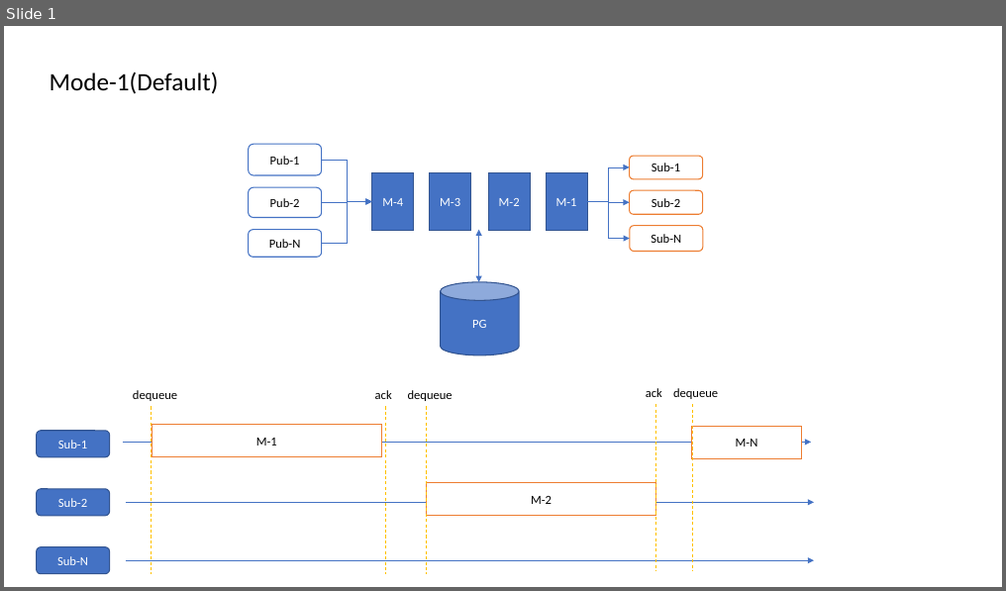
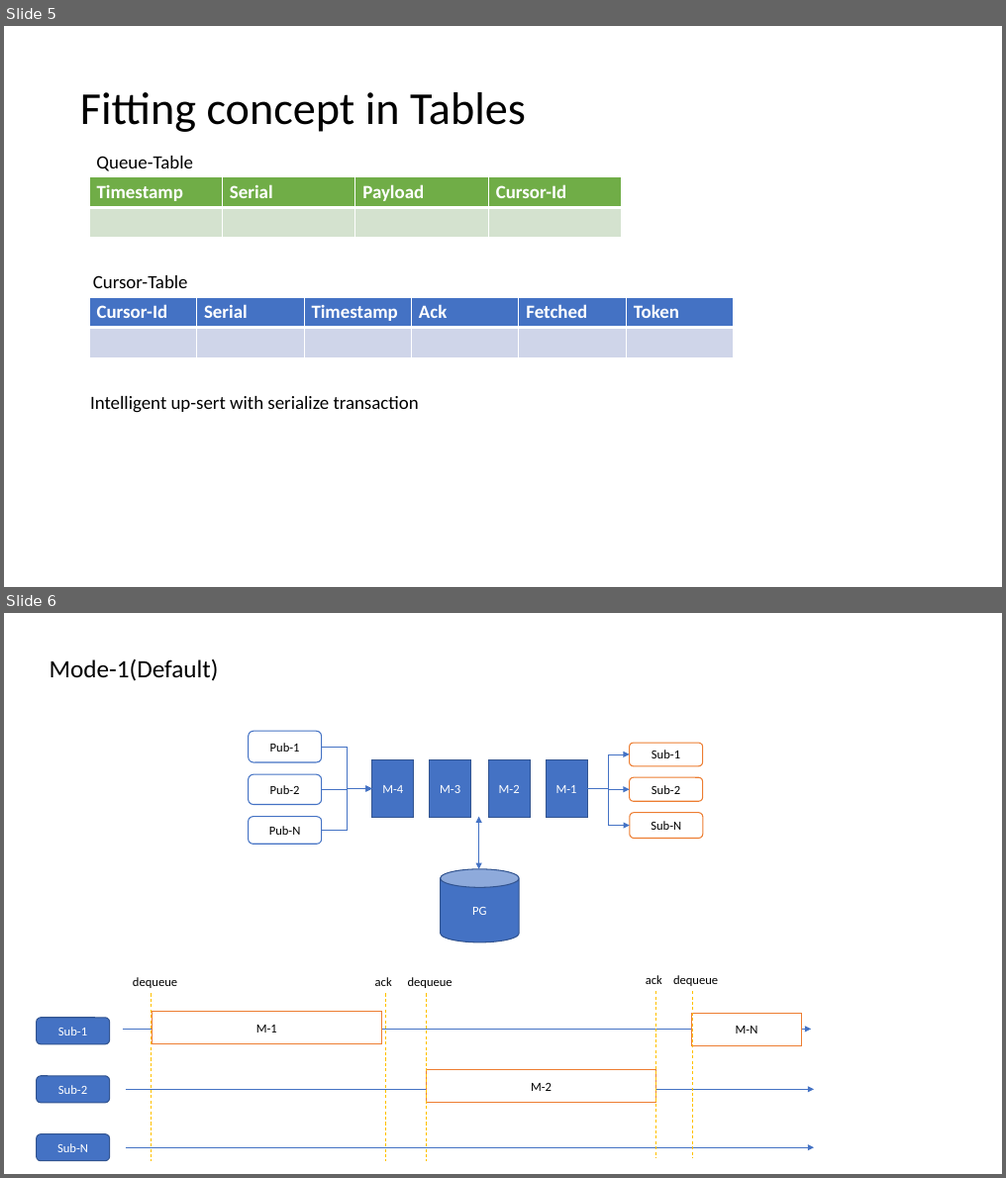
Before and after one commit to LRagji/pg-queue, a slide deck: docs/Modes.pptx. Shown one above the other, each under a label of ours: slide 1 before the commit, slides 5 and 6 after it. The pictures are 1006x591 and 1006x1178 pixels, drawn with LibreOffice and Linux fonts; fonts in the diff are those of the drawing. Boxes give left, top, right and bottom in pixels: in the first picture for what was removed or moved away, otherwise in the second. Text is boxed around its words. In the diff, an @@ line names an element or a change of style, - is before the commit and + after.

```diff
--- a/docs/Modes.pptx
+++ b/docs/Modes.pptx
@@ slide 5 added at [4, 26, 1002, 587], background #FFFFFF @@
@@ title added at [80, 92, 526, 132], 44 pt, text #000000 @@
+Fitting concept in Tables
@@ text added at [96, 156, 193, 172], 18 pt, text #000000 @@
+Queue-Table
@@ table added at [89, 177, 623, 238], 2 rows, 4 columns @@
+Timestamp | Serial | Payload | Cursor-Id
+ |  |  | 
@@ text added at [93, 275, 188, 288], 18 pt, text #000000 @@
+Cursor-Table
@@ table added at [89, 297, 732, 359], 2 rows, 6 columns @@
+Cursor-Id | Serial | Timestamp | Ack | Fetched | Token
+ |  |  |  |  | 
@@ text added at [90, 396, 419, 413], 18 pt, text #000000 @@
+Intelligent up-sert with serialize transaction
@@ what was slide 1 is now slide 6 @@
```
Also in this commit, not shown: 4 other slides added, 4 other files.
